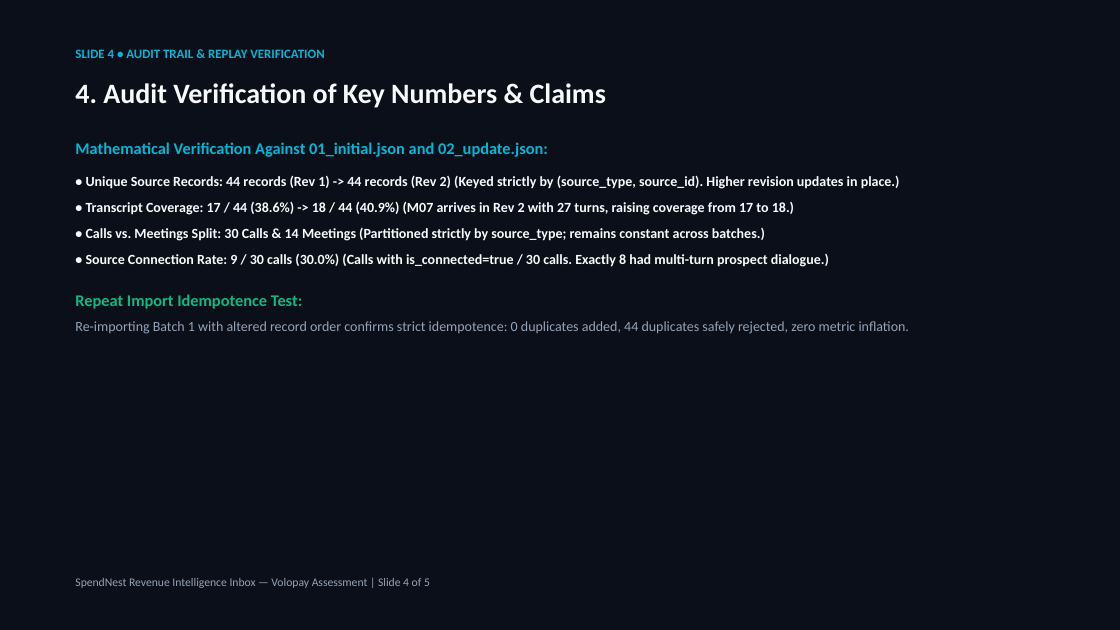
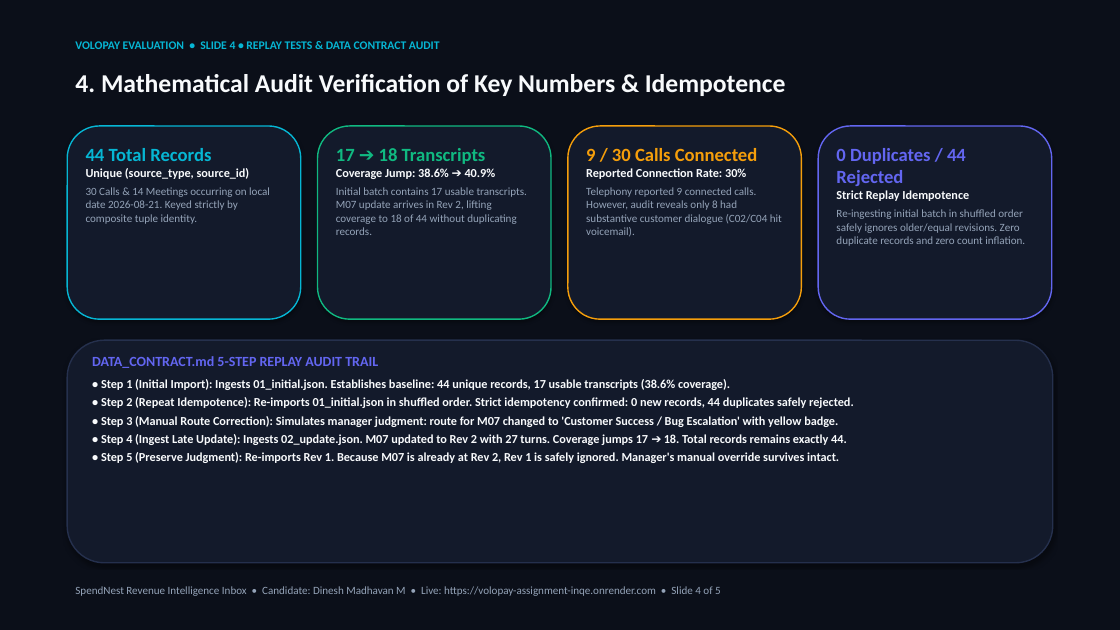
Before and after one commit to DineshMadhavanM/VOLOPAY_ASSIGNMENT, a slide deck: slide 4 of revenue-inbox/slides/presentation.pptx. Drawn at 1120x630 pixels with LibreOffice and Linux fonts; fonts in the diff are those of the drawing. Boxes give left, top, right and bottom in pixels: in the first picture for what was removed or moved away, otherwise in the second. Text is boxed around its words. In the diff, an @@ line names an element or a change of style, - is before the commit and + after.

Commit message:
feat: enhance 5-slide deck with executive card containers, candidate branding, and live Render URL

```diff
--- a/revenue-inbox/slides/presentation.pptx
+++ b/revenue-inbox/slides/presentation.pptx
@@ text at [75, 41, 440, 49]: text changed; size 11 to 10 pt @@
-SLIDE 4 • AUDIT TRAIL & REPLAY VERIFICATION
+VOLOPAY EVALUATION • SLIDE 4 • REPLAY TESTS & DATA CONTRACT AUDIT
@@ text at [75, 74, 786, 96]: text changed; size 24 to 22 pt @@
-4. Audit Verification of Key Numbers & Claims
+4. Mathematical Audit Verification of Key Numbers & Idempotence
@@ rounded rectangle added at [67, 126, 301, 319], fill #131A2B, outline #06B6D4 1.2 pt @@
@@ text removed at [75, 142, 909, 334] @@
-Mathematical Verification Against 01_initial.json and 02_update.json:
-• Unique Source Records: 44 records (Rev 1) -> 44 records (Rev 2) (Keyed strictly by (source_type, source_id). Higher revision updates in place.)
-• Transcript Coverage: 17 / 44 (38.6%) -> 18 / 44 (40.9%) (M07 arrives in Rev 2 with 27 turns, raising coverage from 17 to 18.)
-• Calls vs. Meetings Split: 30 Calls & 14 Meetings (Partitioned strictly by source_type; remains constant across batches.)
-• Source Connection Rate: 9 / 30 calls (30.0%) (Calls with is_connected=true / 30 calls. Exactly 8 had multi-turn prospect dialogue.)
-Repeat Import Idempotence Test:
-Re-importing Batch 1 with altered record order confirms strict idempotence: 0 duplicates added, 44 duplicates safely rejected, zero metric inflation.
@@ text added at [86, 148, 270, 224], 9.5 pt, text #94A3B8 @@
+44 Total Records
+Unique (source_type, source_id)
+30 Calls & 14 Meetings occurring on local date 2026-08-21. Keyed strictly by composite tuple identity.
@@ rounded rectangle added at [318, 126, 551, 319], fill #131A2B, outline #10B981 1.2 pt @@
@@ text added at [336, 148, 527, 235], 9.5 pt, text #94A3B8 @@
+17 ➔ 18 Transcripts
+Coverage Jump: 38.6% ➔ 40.9%
+Initial batch contains 17 usable transcripts. M07 update arrives in Rev 2, lifting coverage to 18 of 44 without duplicating records.
@@ rounded rectangle added at [568, 126, 802, 319], fill #131A2B, outline #F59E0B 1.2 pt @@
@@ text added at [586, 148, 782, 236], 9.5 pt, text #94A3B8 @@
+9 / 30 Calls Connected
+Reported Connection Rate: 30%
+Telephony reported 9 connected calls. However, audit reveals only 8 had substantive customer dialogue (C02/C04 hit voicemail).
@@ rounded rectangle added at [818, 126, 1052, 319], fill #131A2B, outline #6366F1 1.2 pt @@
@@ text added at [836, 148, 1025, 246], 9.5 pt, text #94A3B8 @@
+0 Duplicates / 44 Rejected
+Strict Replay Idempotence
+Re-ingesting initial batch in shuffled order safely ignores older/equal revisions. Zero duplicate records and zero count inflation.
@@ rounded rectangle added at [67, 340, 1053, 563], fill #131A2B, outline #25304D 1.2 pt @@
@@ text added at [92, 356, 854, 463], 10.5 pt, text #F8FAFC, bold @@
+DATA_CONTRACT.md 5-STEP REPLAY AUDIT TRAIL
+• Step 1 (Initial Import): Ingests 01_initial.json. Establishes baseline: 44 unique records, 17 usable transcripts (38.6% coverage).
+• Step 2 (Repeat Idempotence): Re-imports 01_initial.json in shuffled order. Strict idempotency confirmed: 0 new records, 44 duplicates safely rejected.
+• Step 3 (Manual Route Correction): Simulates manager judgment: route for M07 changed to 'Customer Success / Bug Escalation' with yellow badge.
+• Step 4 (Ingest Late Update): Ingests 02_update.json. M07 updated to Rev 2 with 27 turns. Coverage jumps 17 ➔ 18. Total records remains exactly 44.
+• Step 5 (Preserve Judgment): Re-imports Rev 1. Because M07 is already at Rev 2, Rev 1 is safely ignored. Manager's manual override survives intact.
@@ text at [75, 586, 721, 596]: text changed; size 10 to 9.5 pt @@
-SpendNest Revenue Intelligence Inbox — Volopay Assessment | Slide 4 of 5
+SpendNest Revenue Intelligence Inbox • Candidate: Dinesh Madhavan M • Live: https://volopay-assignment-inqe.onrender.com • Slide 4 of 5
```
Also in this commit, not shown: 4 other slides changed, 2 other files.
